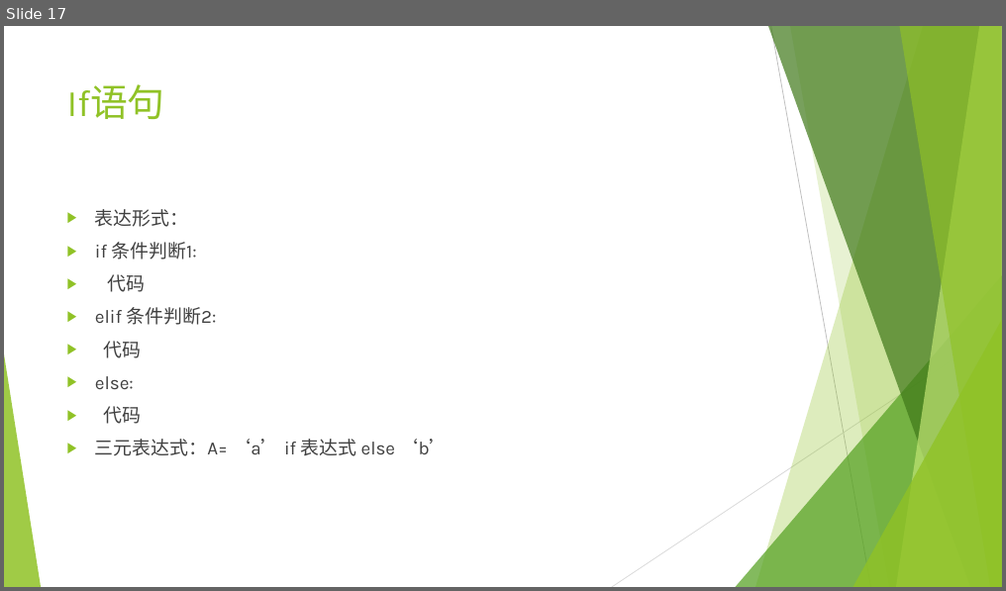
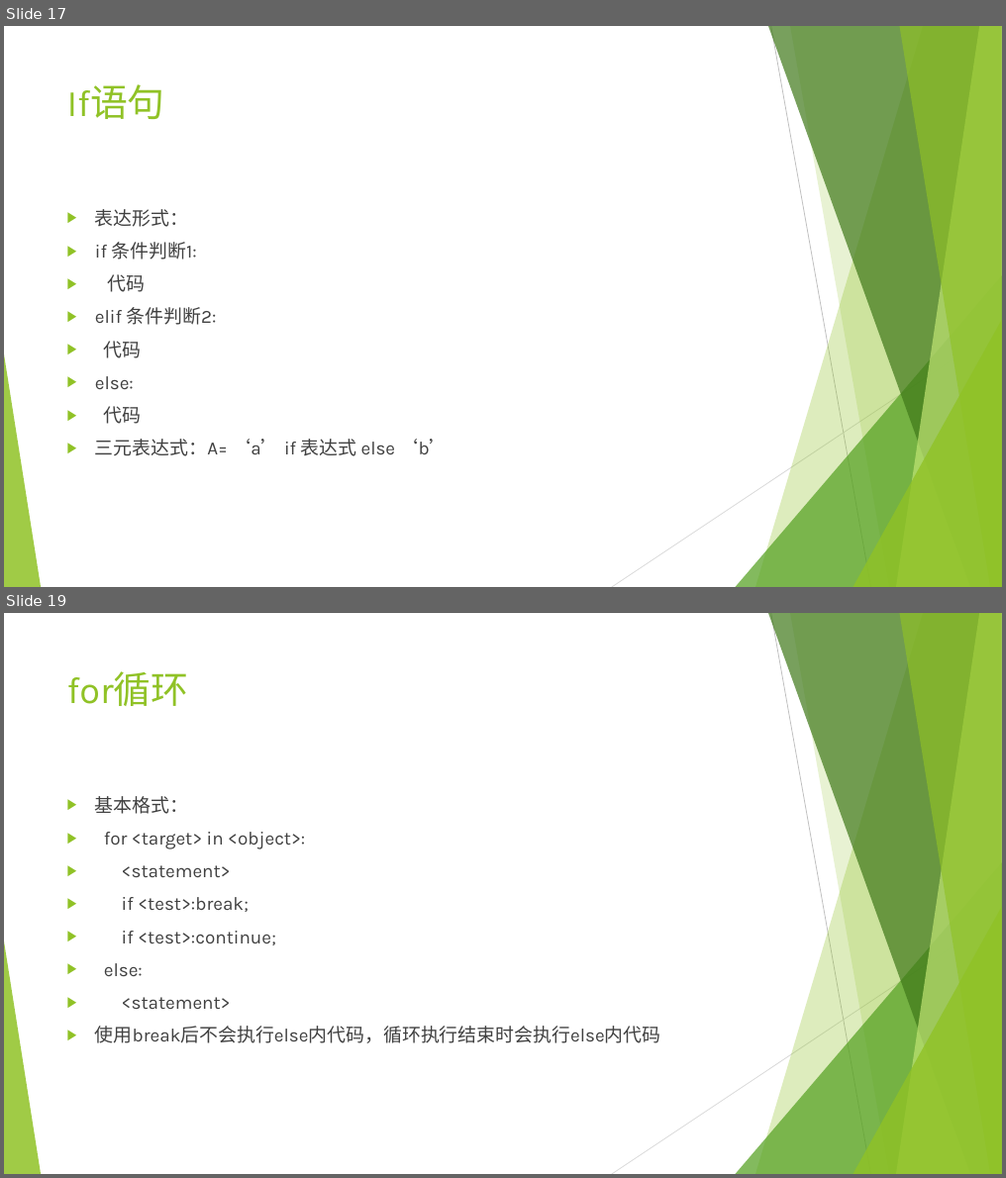
Before and after one commit to mrzhangs1015916/LearnPython, a slide deck: python.pptx. Shown one above the other, each under a label of ours: slide 17 before the commit, slides 17 and 19 after it; the slides between them are not shown. The pictures are 1006x591 and 1006x1178 pixels, drawn with LibreOffice and Linux fonts; fonts in the diff are those of the drawing. Boxes give left, top, right and bottom in pixels: in the first picture for what was removed or moved away, otherwise in the second. Text is boxed around its words. In the diff, an @@ line names an element or a change of style, - is before the commit and + after.

```diff
--- a/python.pptx
+++ b/python.pptx
@@ slide 19 added at (4, 613, 1002, 1174), background #FFFFFF; not listed: 10 template elements that a slide beside it also shows @@
@@ title added at (67, 671, 189, 706), 36 pt, text #90C226 @@
+for循环
@@ text added at (95, 796, 661, 1044), 18 pt, text #404040 @@
+▶ 基本格式：
+▶ for <target> in <object>:
+▶ <statement>
+▶ if <test>:break;
+▶ if <test>:continue;
+▶ else:
+▶ <statement>
+▶ 使用break后不会执行else内代码，循环执行结束时会执行else内代码
```
Also in this commit, not shown: 2 other slides added.
